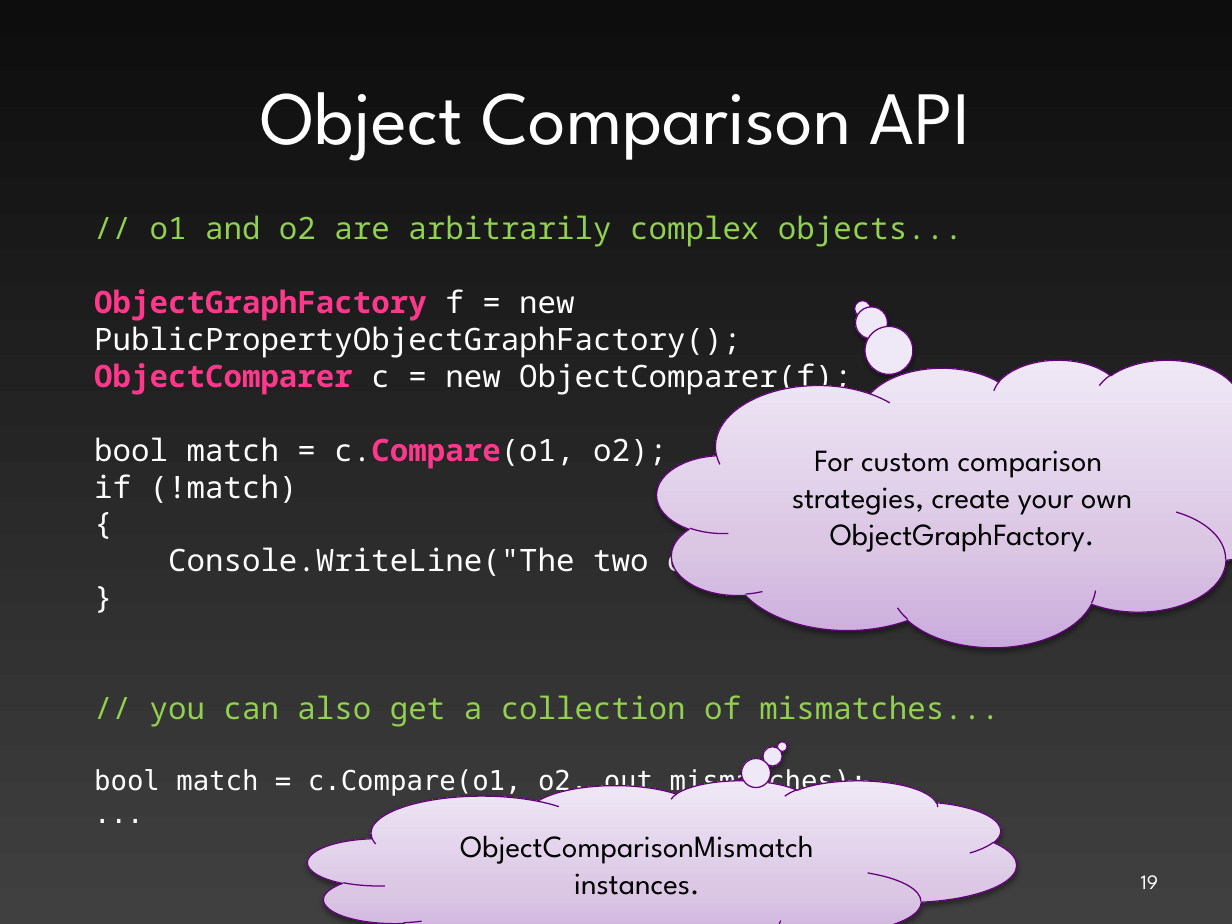
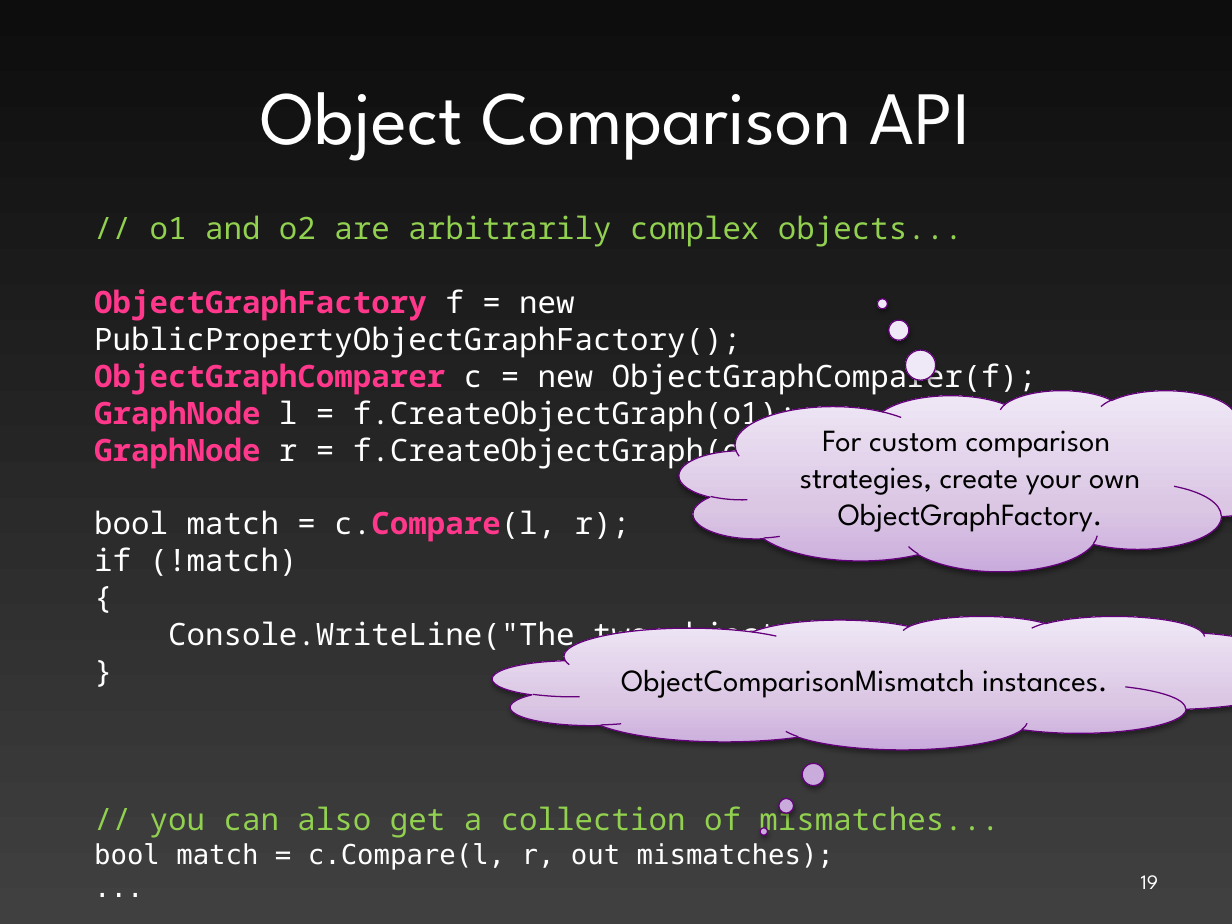
Before and after one commit to microsoft/TestApi, a slide deck: slide 19 of Development/Documentation/Concepts/TestApi.pptx. Drawn at 1232x924 pixels with LibreOffice and Linux fonts; fonts in the diff are those of the drawing. Boxes give left, top, right and bottom in pixels: in the first picture for what was removed or moved away, otherwise in the second. Text is boxed around its words. In the diff, an @@ line names an element or a change of style, - is before the commit and + after.

Commit message:
Updating TestApi.pptx according to the ObjectComparison API changes.

```diff
--- a/Development/Documentation/Concepts/TestApi.pptx
+++ b/Development/Documentation/Concepts/TestApi.pptx
@@ text at [94,358,1037,542]: text changed @@
-ObjectComparer c = new ObjectComparer(f);
-bool match = c.Compare(o1, o2);
+ObjectGraphComparer c = new ObjectGraphComparer(f);
+GraphNode l = f.CreateObjectGraph(o1);
+GraphNode r = f.CreateObjectGraph(o2);
+bool match = c.Compare(l, r);
@@ thought cloud "For custom comparison strategies, create ...": place and size @@
-thought cloud "For custom comparison strategies, create ..." at [657,360,1232,647]
+thought cloud "For custom comparison strategies, create ..." at [679,391,1232,572]
@@ thought cloud "For custom comparison strategies, create ..." at [679,391,1232,572]: proportions changed @@
@@ thought cloud "ObjectComparisonMismatch instances." at [493,616,1232,749]: proportions changed @@
@@ thought cloud "ObjectComparisonMismatch instances.": place and size @@
-thought cloud "ObjectComparisonMismatch instances." at [308,780,1016,924]
+thought cloud "ObjectComparisonMismatch instances." at [493,616,1232,749]
@@ text at [94,843,834,870]: text changed @@
-bool match = c.Compare(o1, o2, out mismatches);
+bool match = c.Compare(l, r, out mismatches);
```
